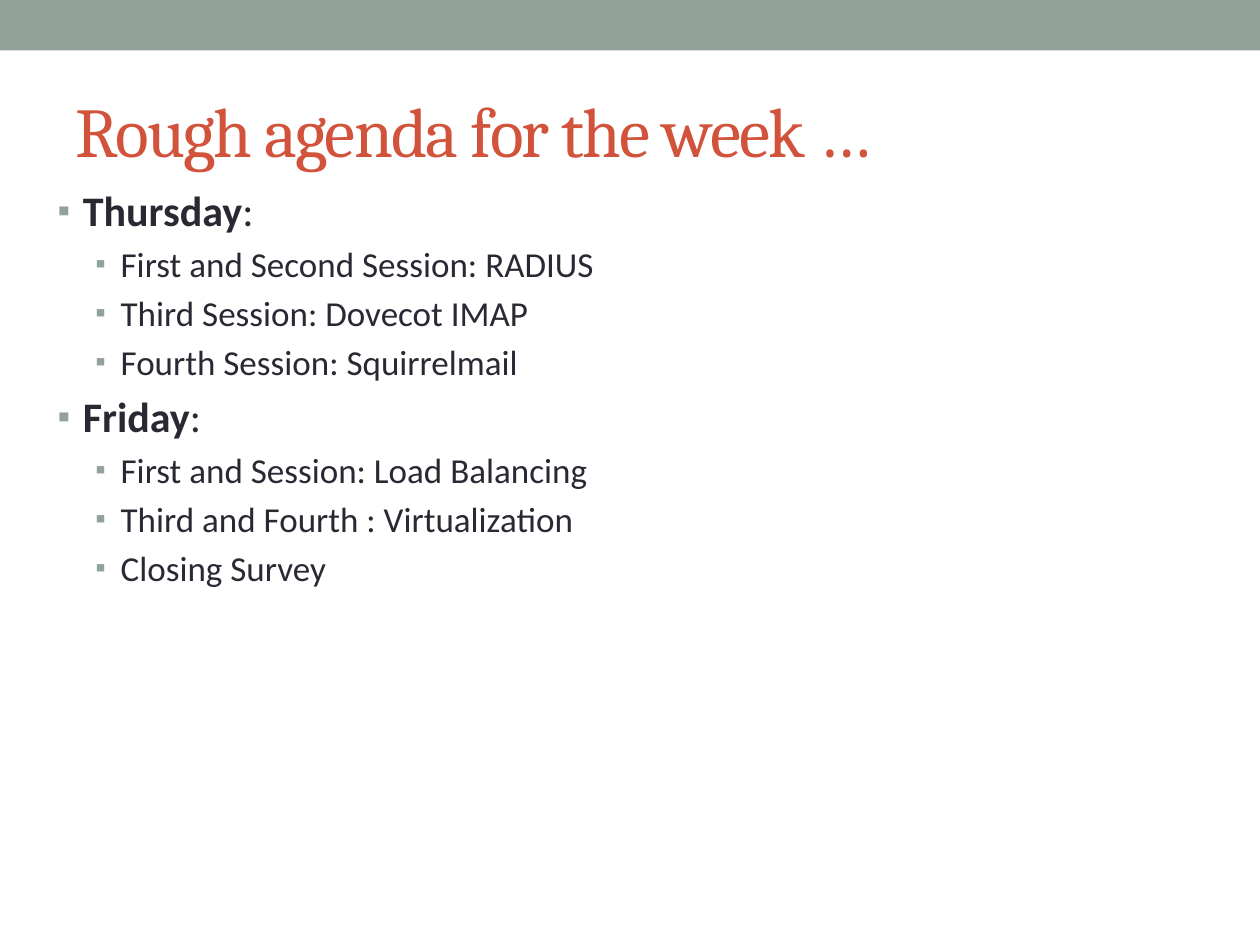
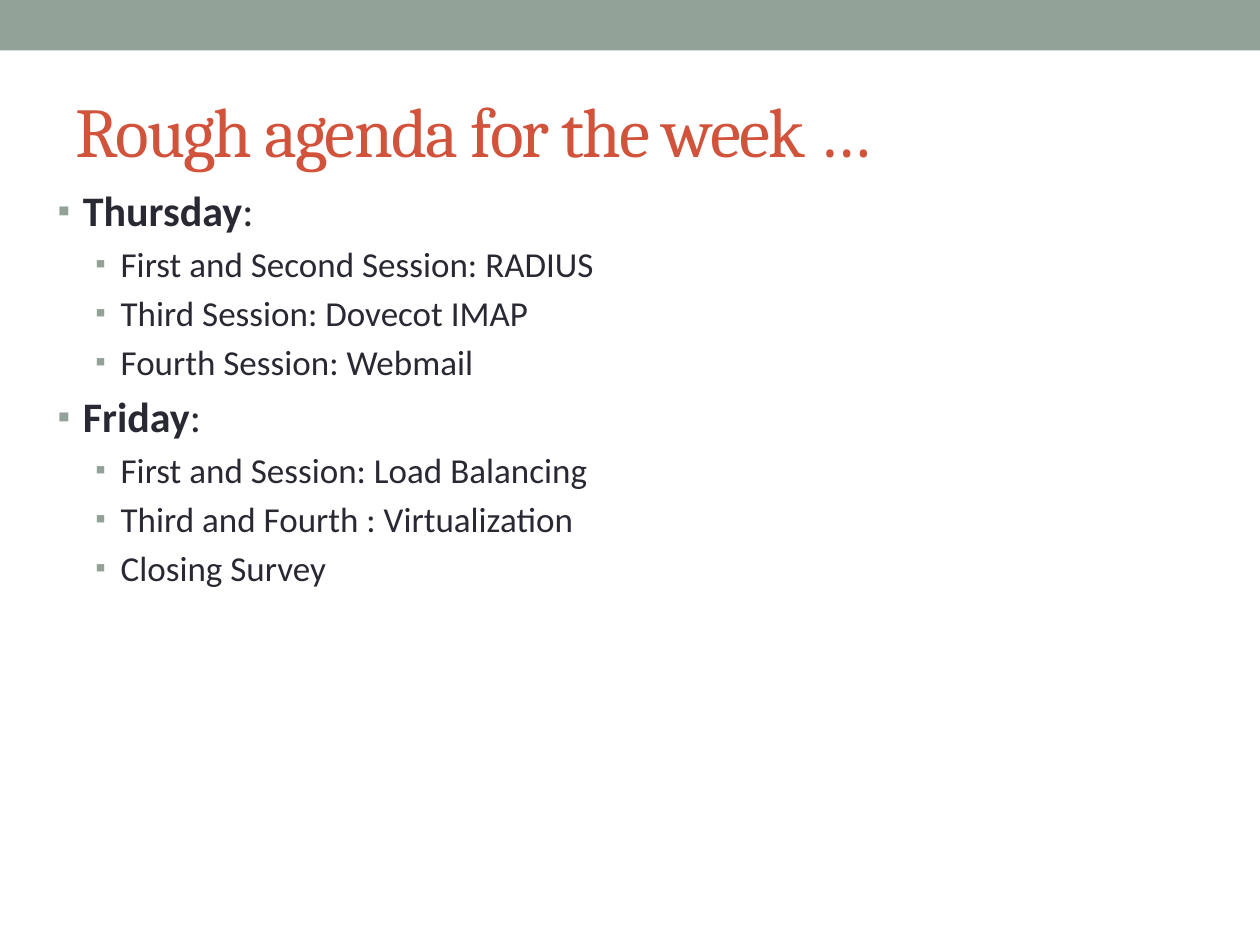
Before and after one commit to afnog/sse, a slide deck: slide 16 of intro/IntroPresentation.pptx. Drawn at 1260x945 pixels with LibreOffice and Linux fonts; fonts in the diff are those of the drawing. Boxes give left, top, right and bottom in pixels: in the first picture for what was removed or moved away, otherwise in the second. Text is boxed around its words. In the diff, an @@ line names an element or a change of style, - is before the commit and + after.

```diff
--- a/intro/IntroPresentation.pptx
+++ b/intro/IntroPresentation.pptx
@@ text at [121, 350, 474, 376]: text changed @@
-  ▪ Fourth Session: Squirrelmail
+  ▪ Fourth Session: Webmail
```
Also in this commit, not shown: 4 other slides changed.
